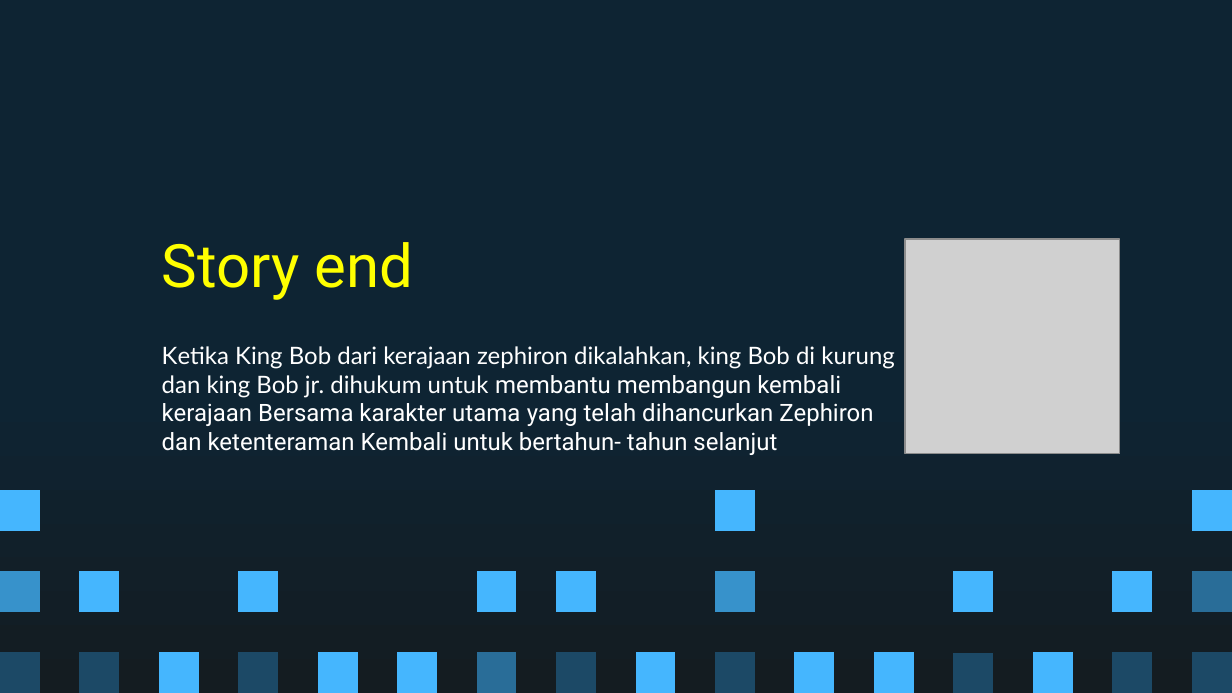
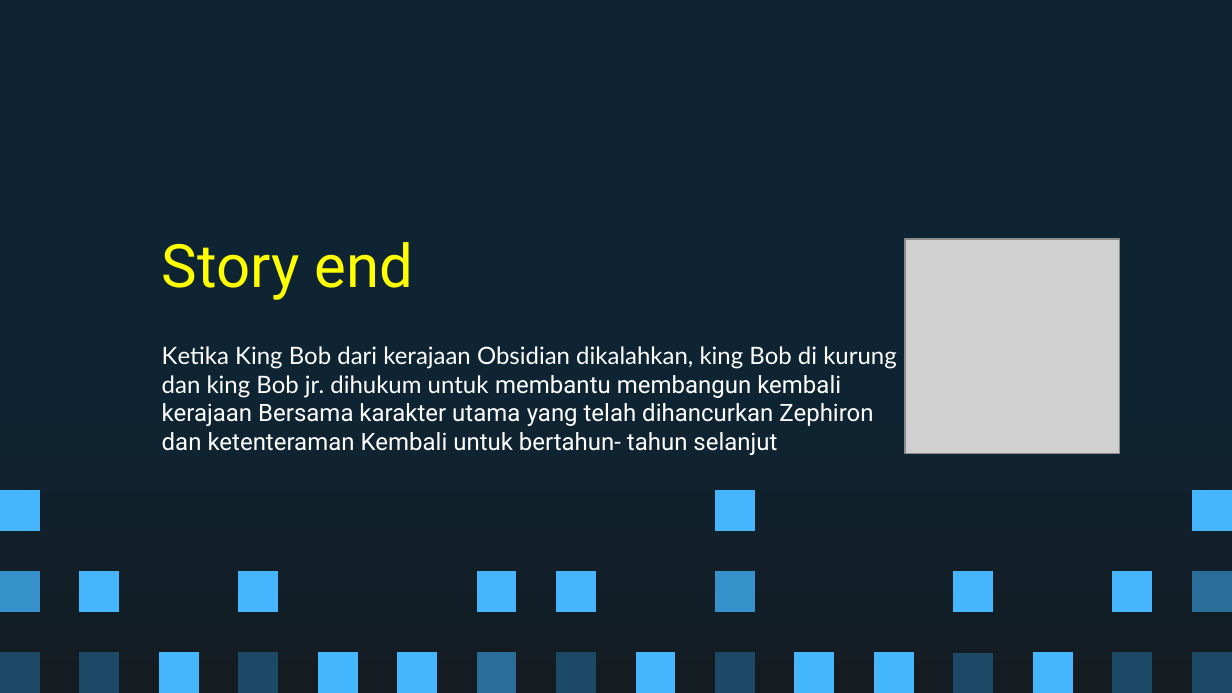
Before and after one commit to Ricardhad/gameProgProject, a slide deck: slide 22 of Super Pixel Vintage Gaming by Slidesgo.pptx (slide 19 before the commit). Drawn at 1232x693 pixels with LibreOffice and Linux fonts; fonts in the diff are those of the drawing; grey boxes stand for pictures. Boxes give left, top, right and bottom in pixels: in the first picture for what was removed or moved away, otherwise in the second. Text is boxed around its words. In the diff, an @@ line names an element or a change of style, - is before the commit and + after.

Commit message:
update ppt

```diff
--- a/Super Pixel Vintage Gaming by Slidesgo.pptx
+++ b/Super Pixel Vintage Gaming by Slidesgo.pptx
@@ text at box(162, 346, 897, 455): text changed @@
-Ketika King Bob dari kerajaan zephiron dikalahkan, king Bob di kurung dan king Bob jr. dihukum untuk membantu membangun kembali kerajaan Bersama karakter utama yang telah dihancurkan Zephiron dan ketenteraman Kembali untuk bertahun- tahun selanjut
+Ketika King Bob dari kerajaan Obsidian dikalahkan, king Bob di kurung dan king Bob jr. dihukum untuk membantu membangun kembali kerajaan Bersama karakter utama yang telah dihancurkan Zephiron dan ketenteraman Kembali untuk bertahun- tahun selanjut
```
Also in this commit, not shown: 2 other slides changed, 18 slides added, 15 slides removed.
